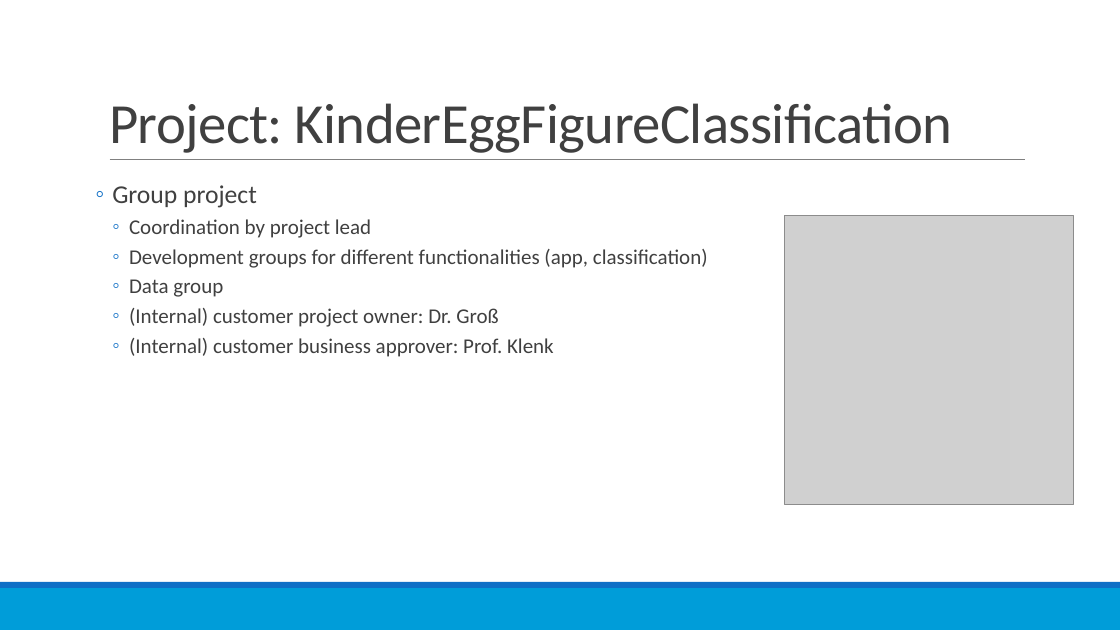
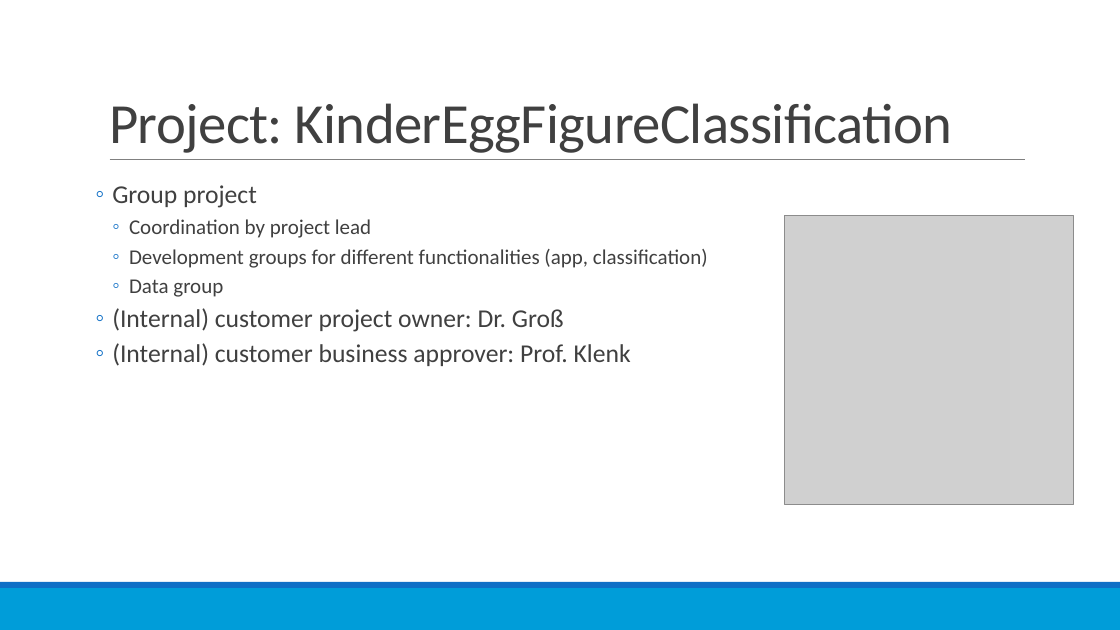
Before and after one commit to batze/KinderEggFigureClassification, a slide deck: slide 2 of documents/projectDescription.pptx (slide 1 before the commit). Drawn at 1120x630 pixels with LibreOffice and Linux fonts; fonts in the diff are those of the drawing; grey boxes stand for pictures. Boxes give left, top, right and bottom in pixels: in the first picture for what was removed or moved away, otherwise in the second. Text is boxed around its words. In the diff, an @@ line names an element or a change of style, - is before the commit and + after.

Commit message:
- new projectDescription.pptx

```diff
--- a/documents/projectDescription.pptx
+++ b/documents/projectDescription.pptx
@@ text at bbox=[112, 308, 631, 366]: size 18 to 22 pt in "(Internal) customer project owner: Dr. Groß", "(Internal) customer business approver: Prof. Klenk"; list level 3 to 2 in "(Internal) customer project owner: Dr. ..."; list level 3 to 2 in "(Internal) customer business approver: Prof. ..." @@
```
Also in this commit, not shown: 1 slide added.
